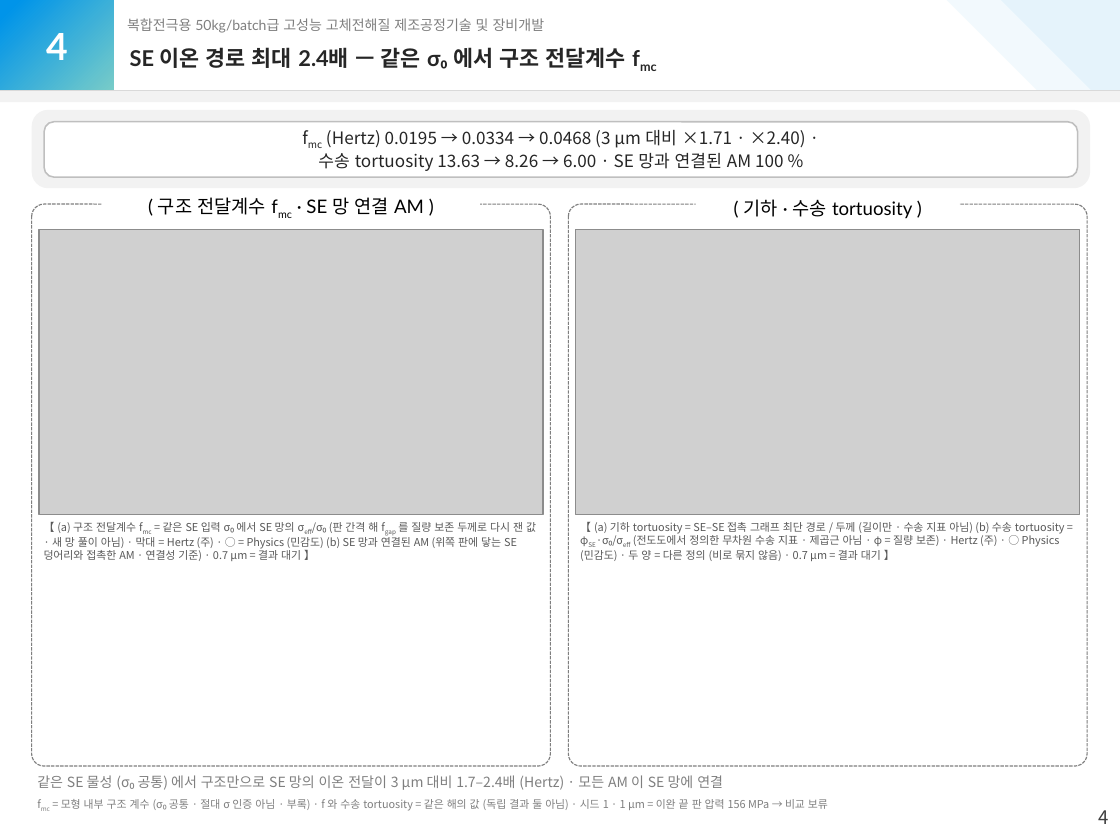
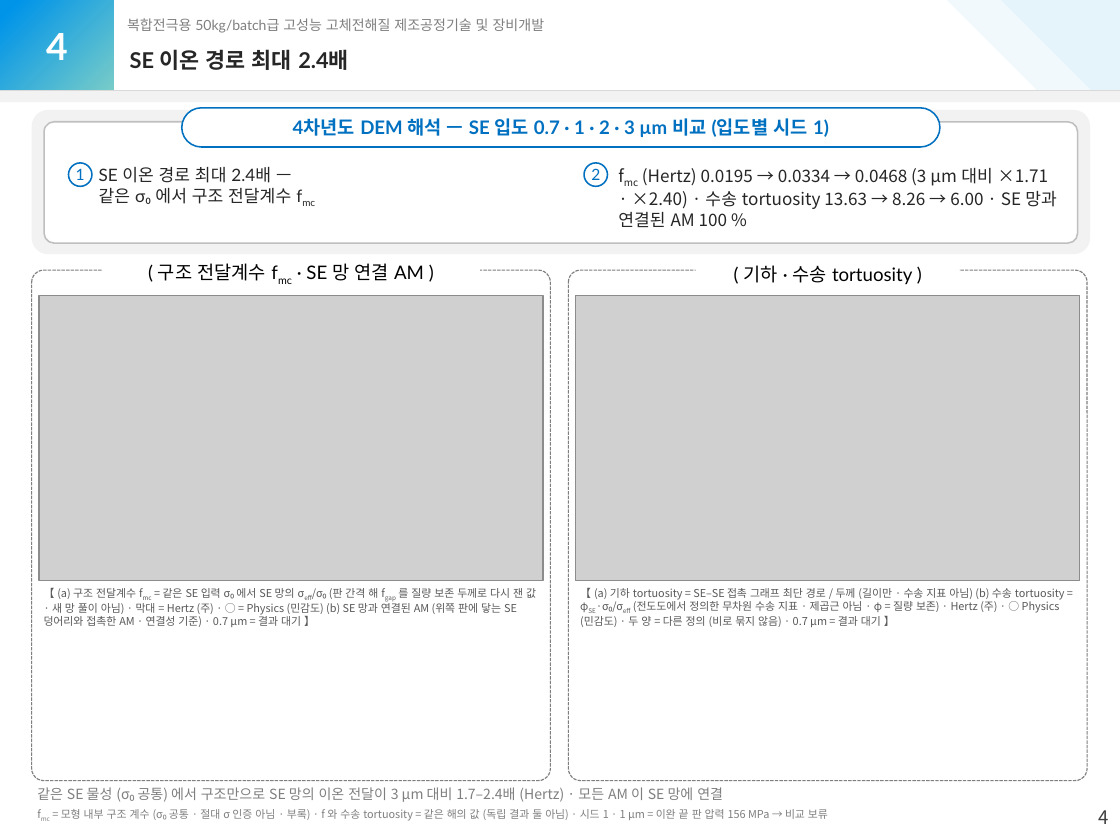
Before and after one commit to yonghoon7153-source/Yonghoon-DEM-DFT, a slide deck: slide 5 of docs/50kg/report_y4/draft3/kg50_report_y4_draft3.pptx. Drawn at 1120x840 pixels with LibreOffice and Linux fonts; fonts in the diff are those of the drawing; grey boxes stand for pictures. Boxes give left, top, right and bottom in pixels: in the first picture for what was removed or moved away, otherwise in the second. Text is boxed around its words. In the diff, an @@ line names an element or a change of style, - is before the commit and + after.

```diff
--- a/docs/50kg/report_y4/draft3/kg50_report_y4_draft3.pptx
+++ b/docs/50kg/report_y4/draft3/kg50_report_y4_draft3.pptx
@@ text at (x1=130, y1=49, x2=349, y2=70): text changed @@
-SE 이온 경로 최대 2.4배 — 같은 σ₀ 에서 구조 전달계수 fmc
+SE 이온 경로 최대 2.4배
@@ rounded rectangle resized from (x1=31, y1=110, x2=1090, y2=188) to (x1=31, y1=110, x2=1090, y2=254) @@
@@ rounded rectangle at (x1=31, y1=110, x2=1090, y2=254): proportions changed @@
@@ rounded rectangle added at (x1=181, y1=108, x2=940, y2=147), fill #FFFFFF, outline #0070C0 1 pt, 12 pt, text #0070C0, bold @@
+4차년도 DEM 해석 — SE 입도 0.7 · 1 · 2 · 3 µm 비교 (입도별 시드 1)
@@ rounded rectangle at (x1=44, y1=122, x2=1077, y2=243): proportions changed @@
@@ rounded rectangle resized from (x1=44, y1=122, x2=1077, y2=177) to (x1=44, y1=122, x2=1077, y2=243) @@
@@ ellipse added at (x1=68, y1=162, x2=92, y2=186), fill #FFFFFF, outline #0070C0 1 pt, 10 pt, text #0070C0 @@
+1
@@ text added at (x1=99, y1=167, x2=291, y2=204), 11 pt, text #262626 @@
+SE 이온 경로 최대 2.4배 —
+같은 σ₀ 에서 구조 전달계수 fmc
@@ ellipse added at (x1=585, y1=162, x2=608, y2=186), fill #FFFFFF, outline #0070C0 1 pt, 10 pt, text #0070C0 @@
+2
@@ text "fmc (Hertz) 0.0195 → 0.0334 ..." moved from (x1=318, y1=130, x2=806, y2=171) to (x1=618, y1=168, x2=1057, y2=227) @@
@@ text "fmc (Hertz) 0.0195 → 0.0334 ..." at (x1=618, y1=168, x2=1057, y2=227): alignment centre to left; vertical alignment middle to top @@
@@ rounded rectangle resized from (x1=569, y1=204, x2=1088, y2=766) to (x1=31, y1=270, x2=550, y2=781) @@
@@ rounded rectangle resized from (x1=31, y1=204, x2=550, y2=766) to (x1=569, y1=270, x2=1088, y2=781) @@
@@ 2 pictures, 2 rectangles, 2 texts moved together from (x1=39, y1=190, x2=1080, y2=561) to (x1=39, y1=256, x2=1080, y2=627) @@
@@ text "같은 SE 물성 (σ₀ 공통) ..." moved from (x1=37, y1=775, x2=723, y2=790) to (x1=37, y1=787, x2=723, y2=802) @@
@@ text "fmc = 모형 내부 구조 ..." moved from (x1=61, y1=799, x2=828, y2=811) to (x1=61, y1=809, x2=828, y2=821) @@
```
Also in this commit, not shown: 8 other slides changed, 13 other files.
